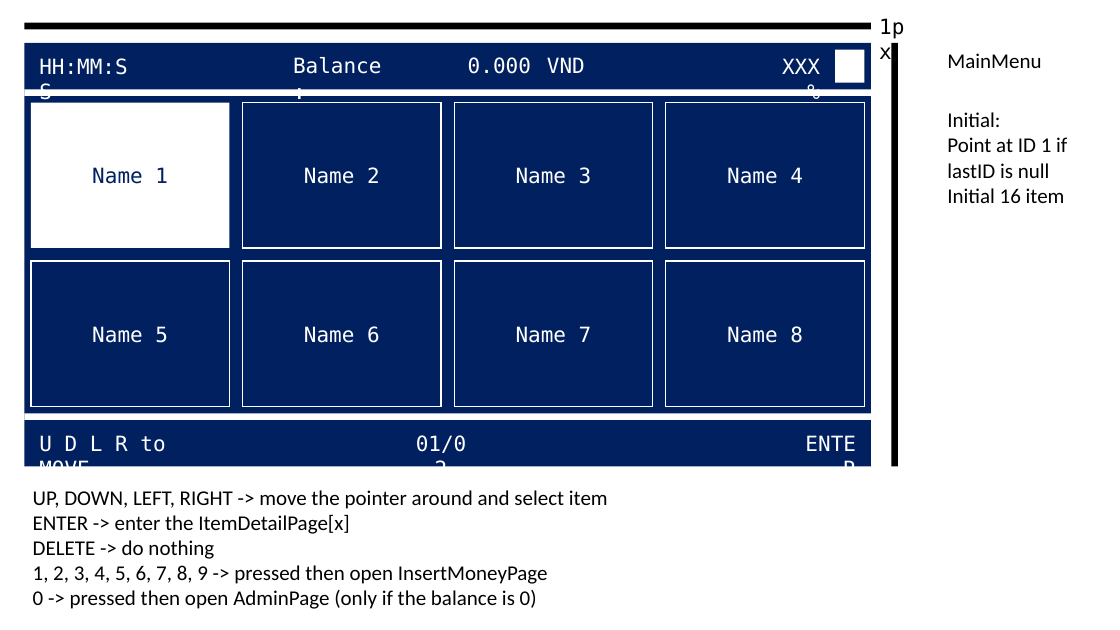
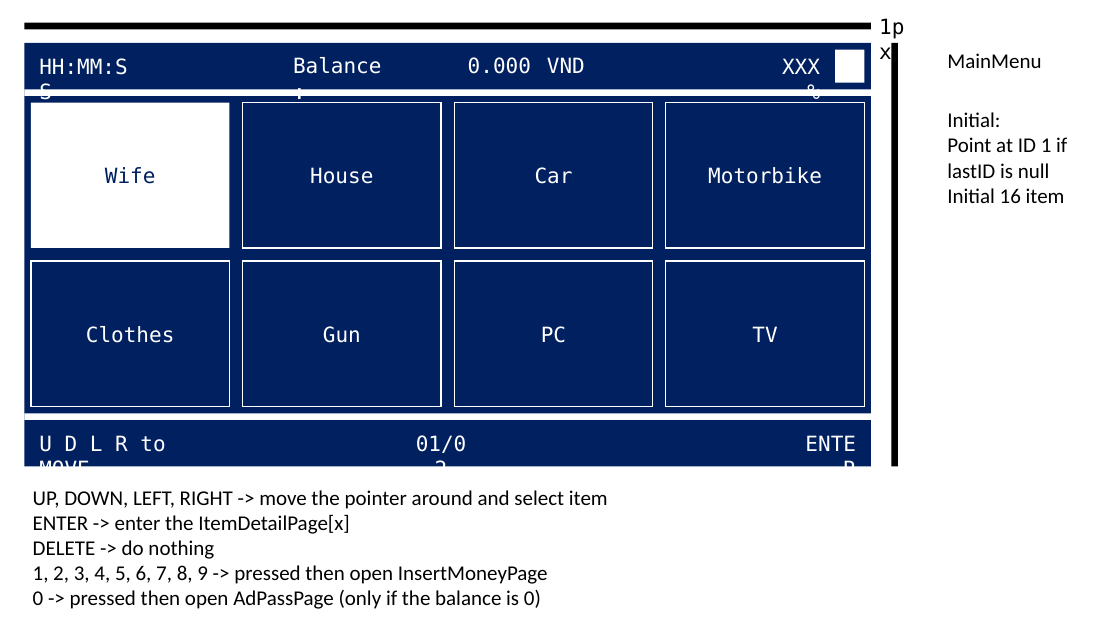
Before and after one commit to 1172005thinh/VendingMachine, a slide deck: slide 3 of UI-UX.pptx (slide 4 before the commit). Drawn at 1120x630 pixels with LibreOffice and Linux fonts; fonts in the diff are those of the drawing. Boxes give left, top, right and bottom in pixels: in the first picture for what was removed or moved away, otherwise in the second. Text is boxed around its words. In the diff, an @@ line names an element or a change of style, - is before the commit and + after.

```diff
--- a/UI-UX.pptx
+++ b/UI-UX.pptx
@@ text in rectangle at (105,167,156,184): text changed @@
-Name 1
+Wife
@@ text in rectangle at (310,167,373,184): text changed @@
-Name 2
+House
@@ text in rectangle at (535,167,573,184): text changed @@
-Name 3
+Car
@@ text in rectangle at (708,167,822,184): text changed @@
-Name 4
+Motorbike
@@ text in rectangle at (86,326,174,343): text changed @@
-Name 5
+Clothes
@@ text in rectangle at (323,326,361,343): text changed @@
-Name 6
+Gun
@@ text in rectangle at (541,326,566,343): text changed @@
-Name 7
+PC
@@ text in rectangle at (752,326,777,342): text changed @@
-Name 8
+TV
@@ text at (33,590,541,609): text changed @@
-0 -> pressed then open AdminPage (only if the balance is 0)
+0 -> pressed then open AdPassPage (only if the balance is 0)
```
Also in this commit, not shown: 1 other slide changed, 23 slides added, 1 other file.
